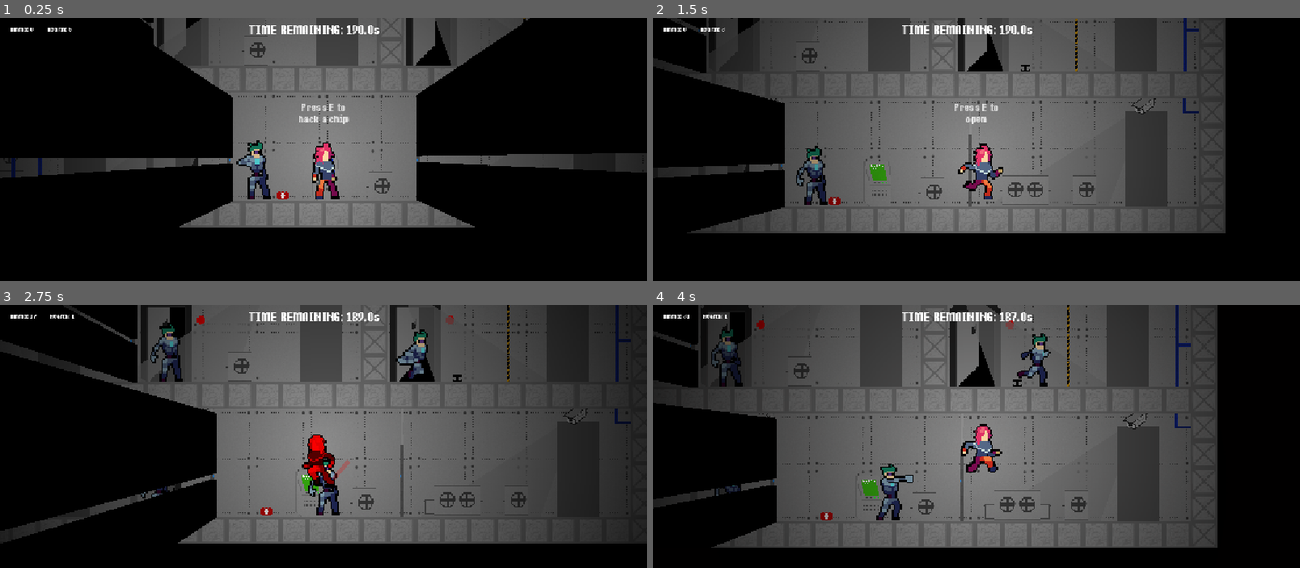
Above: before the commit, frames 1-4 (two rows, left to right).
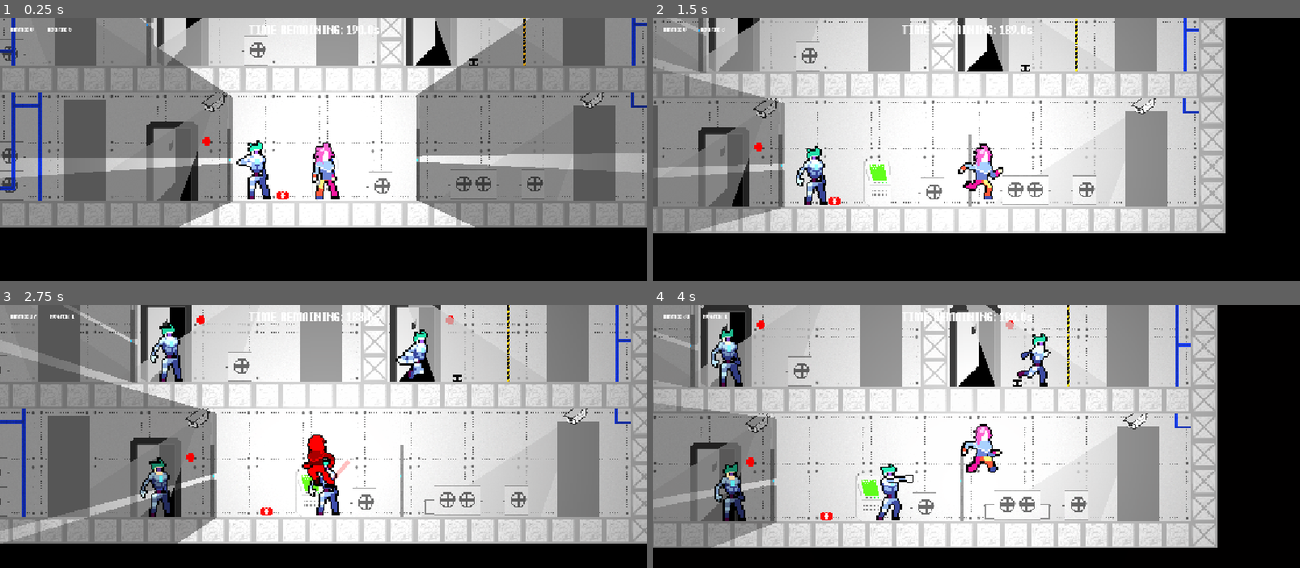
Above: after the commit, the same moments.

Repository: sppmacd/everything-has-to-end
Game: Godot game, scene res://main.tscn
Two runs of this game, one before a commit and one after it. Both use one fixed random seed, a clock stepped at 60 frames per second and the inputs below.
Inputs (mouse positions are in pixels of both pictures, inside the frame that each line leads up to):
- Up to frame 1 (0.25 s): no input
- Up to frame 2 (1.5 s): tap E at 0.5, 0.6, 1.25 s; move the mouse to (1118, 181) at 0.52 s; hold D from 0.53 s (still down); click (1118, 181) at 0.67 s; tap Space at 0.77 s; move the mouse to (847, 217) at 1.27 s; tap R at 1.35 s
- Up to frame 3 (2.75 s): tap Space at 1.52 s; tap E at 2, 2.1 s; move the mouse to (388, 407) at 2.02 s; release D at 2.03 s; hold A from 2.03 s (still down)
- Up to frame 4 (4 s): move the mouse to (944, 560) at 2.77 s; release A at 2.78 s; hold D from 2.78 s (still down); tap R at 2.85 s; click (944, 560) at 2.92 s; tap Space at 3.02, 3.77 s; tap E at 3.5, 3.6 s; move the mouse to (1170, 541) at 3.52 s

The runs differ from the first frame. In frame 1, 78% of the frame differs, in the area x 0-100%, y 0-80%; in frame 2, 71%; in frame 3, 89%, in the area x 0-100%, y 0-91%; in frame 4, 78%.

Commit message:
LoopSource

Diff:
--- /dev/null
+++ b/entities/loop_source.gd
@@ -0,0 +1,14 @@
+extends StaticBody2D
+
+var destroyed: bool = false
+
+signal source_destroyed
+
+func damage(_v: int):
+	if destroyed:
+		return
+	$Sprite2D.region_rect.position.x = 48.0
+	destroyed = true
+
+	Main.the.end_game()
+	source_destroyed.emit()
--- /dev/null
+++ b/entities/loop_source.tscn
@@ -0,0 +1,21 @@
+[gd_scene load_steps=4 format=3 uid="uid://b1cvhogukvihh"]
+
+[ext_resource type="Script" uid="uid://drditspyjet0e" path="res://entities/loop_source.gd" id="1_aa2pf"]
+[ext_resource type="Texture2D" uid="uid://bakuut6b6w51s" path="res://assets/objects/loop_source.png" id="2_d7as7"]
+
+[sub_resource type="RectangleShape2D" id="RectangleShape2D_lxcv2"]
+size = Vector2(33, 64)
+
+[node name="LoopSource" type="StaticBody2D"]
+collision_layer = 12
+script = ExtResource("1_aa2pf")
+
+[node name="Sprite2D" type="Sprite2D" parent="."]
+position = Vector2(2, -48)
+texture = ExtResource("2_d7as7")
+region_enabled = true
+region_rect = Rect2(0, 0, 48, 96)
+
+[node name="CollisionShape2D" type="CollisionShape2D" parent="."]
+position = Vector2(1.5, -32)
+shape = SubResource("RectangleShape2D_lxcv2")
--- a/levels/level3.tscn
+++ b/levels/level3.tscn
@@ -14,6 +14,7 @@
 [ext_resource type="PackedScene" uid="uid://dskljqmgkkmyf" path="res://entities/corridor_door.tscn" id="10_mf7v1"]
 [ext_resource type="PackedScene" uid="uid://brmah4arn2fpx" path="res://entities/keypad_door.tscn" id="12_7trqu"]
 [ext_resource type="AudioStream" uid="uid://tq455hhb777d" path="res://assets/sounds/Alarm0.wav" id="14_o0ax4"]
+[ext_resource type="PackedScene" uid="uid://b1cvhogukvihh" path="res://entities/loop_source.tscn" id="15_nq7ub"]
 
 [sub_resource type="TileSetAtlasSource" id="TileSetAtlasSource_c750c"]
 texture = ExtResource("2_kkm8t")
@@ -245,6 +246,9 @@
 [node name="Level" instance=ExtResource("1_r8unp")]
 script = ExtResource("2_7trqu")
 
+[node name="CanvasModulate" parent="." index="0"]
+color = Color(1, 1, 1, 1)
+
 [node name="Floor0" type="Node2D" parent="." index="4"]
 
 [node name="BgTileMap" type="TileMapLayer" parent="Floor0" index="0"]
@@ -486,3 +490,6 @@
 
 [node name="AlarmSound" type="AudioStreamPlayer" parent="." index="8"]
 stream = ExtResource("14_o0ax4")
+
+[node name="LoopSource" parent="." index="9" instance=ExtResource("15_nq7ub")]
+position = Vector2(-608, -285)
--- a/levels/level_3.gd
+++ b/levels/level_3.gd
@@ -3,6 +3,9 @@
 var alarm: bool = false: set = set_alarm
 
 signal alarm_state_changed(state: bool)
+
+func _ready():
+	$LoopSource.source_destroyed.connect(func(): self.respawn_timer.stop())
 
 func set_alarm(a: bool):
 	alarm = a
--- a/main.gd
+++ b/main.gd
@@ -11,6 +11,9 @@
 	switch_level(preload("res://levels/level3.tscn").instantiate())
 	set_new_checkpoint()
 	_checkpoint_level.respawn_player()
+
+func end_game():
+	pass
 
 func on_player_changed():
 	$CanvasLayer/Hud.setup(current_level().player(), _current_level)
Binary file added: assets/objects/loop_source.png
Not shown, added: assets/objects/loop_source.png.import
Not shown, added: entities/loop_source.gd.uid
Not shown: 1 places in levels/level3.tscn that only renumber resources
